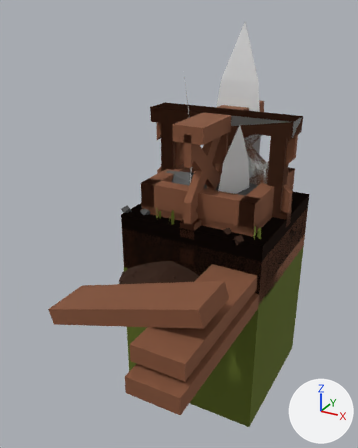
Renders of the glTF model apps/garden/public/assets/models/GameAssets.glb from each side of a commit.
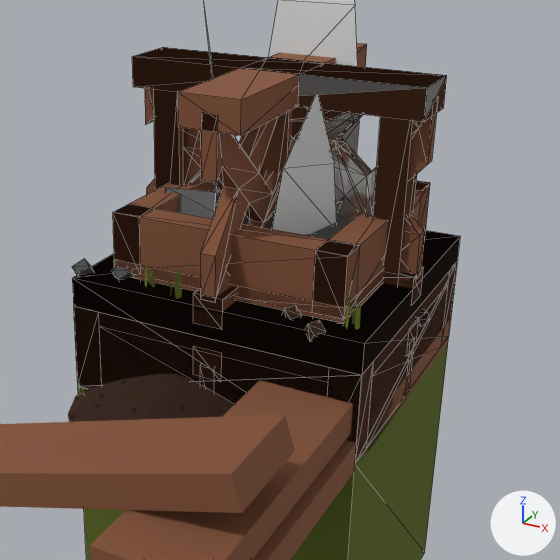
There are two pictures of each version: one whole from a camera (50 mm lens) standing at (1.324, -3.012, 1.68) and looking at (-0.071, -0.474, 0.412), one close up on the part from 24% to 100% of the width and 18% to 78% of the height. The lights are fixed; the arrows at lower right show +X, +Y and +Z. The close-ups show mesh edges as thin lines. Where no turn or scale is listed for an object, it has been applied to the vertices.

The first close-up shows 'Block Ground 2', 'Composter', 'Gound Cube', 'Grass 1', 'Raised Bed I', 'Raised Bed I Construction', 'Raised Bed O', 'Shade N', 'Shade S', 'Shade Single Right', 'Shade Solo', 'Shade W'.
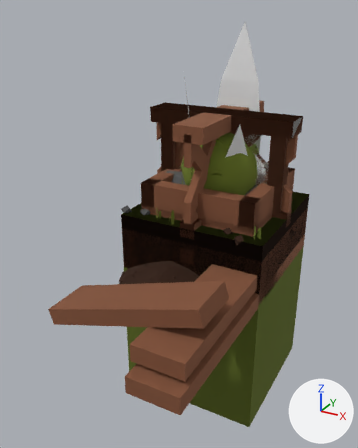
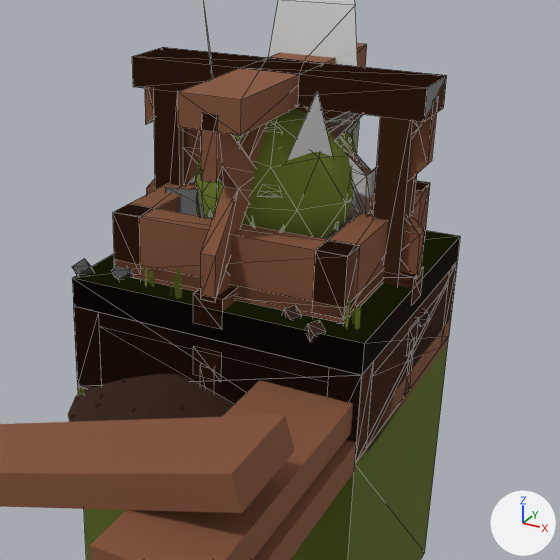
Commit message: feat(garden): Tree

Where the change shows, as pixel boxes (x1, y1, x2, y2) in the close-ups (560 x 560 px):
'Tree 1', added (green): after (195, 108, 357, 239)
    faces in mat_material_leaves (green #7a8930): (195, 108, 357, 239)
    faces in mat_material_grasspart (green #7a8930): (196, 122, 353, 231)
'Block Grass 1', unchanged, uncovered by the edit: before (145, 266, 361, 330); after (73, 231, 460, 344)
'Shade Single Right', unchanged, covered by the edit: before (292, 74, 447, 218); after (326, 75, 447, 218)
'Shade N', unchanged, covered by the edit: before (132, 57, 239, 194); after (145, 88, 201, 194)
'Shade Middle', unchanged, covered by the edit: before (259, 109, 293, 189)

The change, as a list of edits to the scene's bpy script:
```text
Add me_tree_1:
    me_tree_1.from_pydata(...)  # 619 vertices, 603 faces; spans x -0.271..0.272, y -0.285..0.285, z -0.2..0.746
    # faces by material slot: [124, 80, 399]
    me_tree_1.materials.append(mat_material_planks)  # brown #956247
    me_tree_1.materials.append(mat_material_leaves)  # green #7a8930
    me_tree_1.materials.append(mat_material_grasspart)  # green #7a8930
Add ob_tree_1:
    ob_tree_1 = bpy.data.objects.new('Tree 1', me_tree_1)
    ob_tree_1.location = (0.0, 0.0, 0.2)
```
